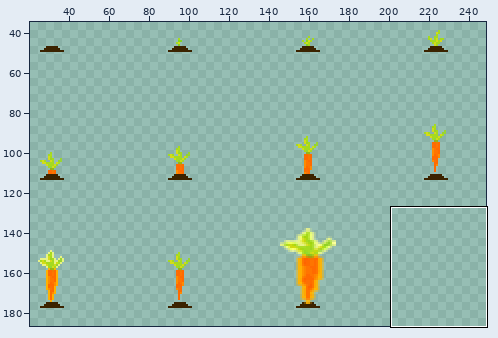
Two versions of one sprite sheet, asset-src/CarrotGrowthSpritesheet.png. The first picture is a wide view before the edit; the outline marks the close-up.
Close-up. Old version:
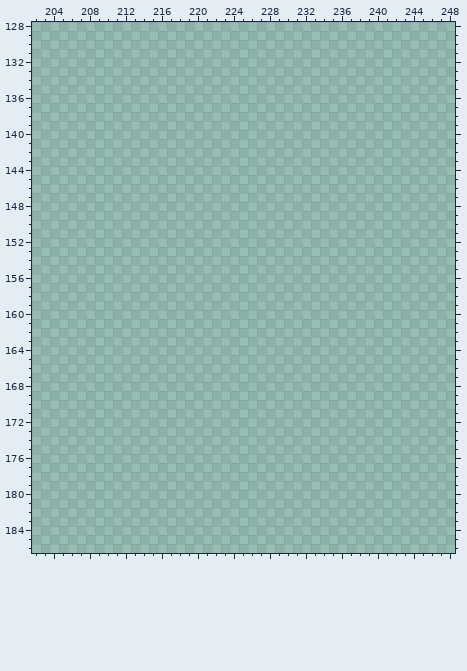
The file is 256x192 pixels. Pixels under 10% opacity are left out. Colours within 5 levels of each other are drawn and written as one. Shown: x 202..248, y 128..186. The wide view leaves out empty margins.
Now the later version:
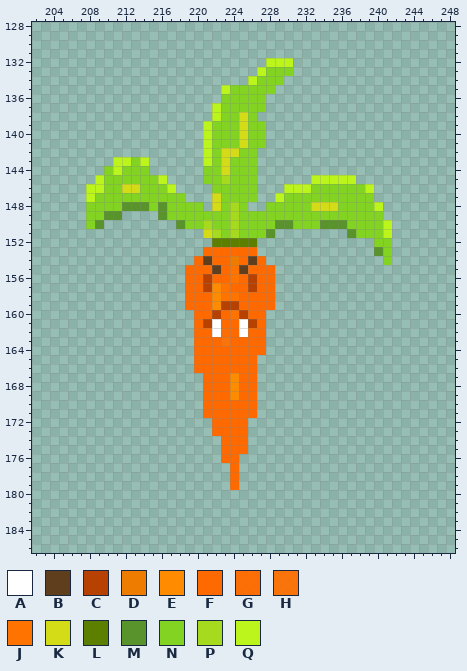
Palette (. is transparent): A #ffffff  B #5f3e1d  C #b74100  D #ee7c01  E #fe8b00  F #ff6a00  G #ff6c00f6  H #ff6f00f0  J #ff7400  K #d4dc18  L #5c7f00  M #59932b  N #82d322  P #a5da1f  Q #bcf51c
Difference:
{"y":132,"x":228,"old":"...","new":"QQQ"}
{"y":133,"x":227,"old":"....","new":"QNNN"}
{"y":134,"x":226,"old":"....","new":"QNNN"}
{"y":135,"x":223,"old":"......","new":"QNNNNN"}
{"y":136,"x":223,"old":".....","new":"NNNNN"}
{"y":137,"x":222,"old":"......","new":"QNNNNN"}
{"y":138,"x":222,"old":".....","new":"QNNKN"}
{"y":139,"x":221,"old":".......","new":"QNNNKNN"}
{"y":140,"x":221,"old":".......","new":"QNNNKNN"}
{"y":141,"x":221,"old":".......","new":"QNNNKNN"}
{"y":142,"x":221,"old":"......","new":"QNKKNN"}
{"y":143,"x":211,"old":"....","new":"QQNQ"}
{"y":143,"x":221,"old":"......","new":"QNKNNN"}
{"y":144,"x":210,"old":".....","new":"NQNNN"}
{"y":144,"x":221,"old":"......","new":"NNKNNN"}
{"y":145,"x":209,"old":"........","new":"QNNNNNNQ"}
{"y":145,"x":221,"old":"......","new":"NNPNNN"}
{"y":145,"x":233,"old":".....","new":"QQQQQ"}
{"y":146,"x":208,"old":"..........","new":"QQNNKKNNNQ"}
{"y":146,"x":222,"old":".....","new":"NNNNN"}
{"y":146,"x":230,"old":"..........","new":"QQQNNNNNNQ"}
{"y":147,"x":208,"old":"...........","new":"QNNNNNNNNNN"}
{"y":147,"x":222,"old":".....","new":"KNNNN"}
{"y":147,"x":229,"old":"...........","new":"QNNNNNNNNNN"}
{"y":148,"x":208,"old":".............","new":"NNNNMMMNMNNNN"}
{"y":148,"x":222,"old":"....","new":"KNPN"}
{"y":148,"x":228,"old":".............","new":"NNNNNKKKNNNNQ"}
{"y":149,"x":208,"old":"....","new":"NNMM"}
{"y":149,"x":216,"old":".........................","new":"MNNNNNNNPNNNNNNNNNNNNNNNN"}
{"y":150,"x":208,"old":"..","new":"NM"}
{"y":150,"x":218,"old":"........................","new":"MNNPNNPNNNNMMNNNMMMNNNNQ"}
{"y":151,"x":221,"old":"........","new":"KPNPNNNM"}
{"y":151,"x":237,"old":".....","new":"MNNNQ"}
{"y":152,"x":222,"old":".....","new":"LLLLL"}
{"y":152,"x":240,"old":"..","new":"NN"}
{"y":153,"x":221,"old":"......","new":"FFFFFF"}
{"y":153,"x":240,"old":"..","new":"MN"}
{"y":154,"x":220,"old":"........","new":"FBFFDFBF"}
{"y":154,"x":241,"old":".","new":"N"}
{"y":155,"x":219,"old":"..........","new":"FFFBFJBFFF"}
{"y":156,"x":219,"old":"..........","new":"FFCFFJFCFF"}
{"y":157,"x":219,"old":"..........","new":"FFCEJFFCFF"}
{"y":158,"x":219,"old":"..........","new":"FFFEJJFFFF"}
{"y":159,"x":219,"old":"..........","new":"FFFECCFFFF"}
{"y":160,"x":220,"old":"........","new":"FFCFJCFF"}
{"y":161,"x":220,"old":"........","new":"FCAFFACF"}
{"y":162,"x":220,"old":"........","new":"FFAGFAFF"}
{"y":163,"x":220,"old":"........","new":"FFFHFFFF"}
{"y":164,"x":220,"old":"........","new":"FFFFFFFF"}
{"y":165,"x":220,"old":".......","new":"FFFFFFF"}
{"y":166,"x":220,"old":".......","new":"FFFFFFF"}
{"y":167,"x":221,"old":"......","new":"FFFEFF"}
{"y":168,"x":221,"old":"......","new":"FFFEFF"}
{"y":169,"x":221,"old":"......","new":"FFFEFF"}
{"y":170,"x":221,"old":"......","new":"FFFFFF"}
{"y":171,"x":221,"old":"......","new":"FFFFFF"}
{"y":172,"x":222,"old":"....","new":"FFFF"}
{"y":173,"x":222,"old":"....","new":"FFFF"}
{"y":174,"x":223,"old":"...","new":"FFF"}
{"y":175,"x":223,"old":"...","new":"FFF"}
{"y":176,"x":223,"old":"..","new":"FF"}
{"y":177,"x":224,"old":".","new":"F"}
{"y":178,"x":224,"old":".","new":"F"}
{"y":179,"x":224,"old":".","new":"F"}
